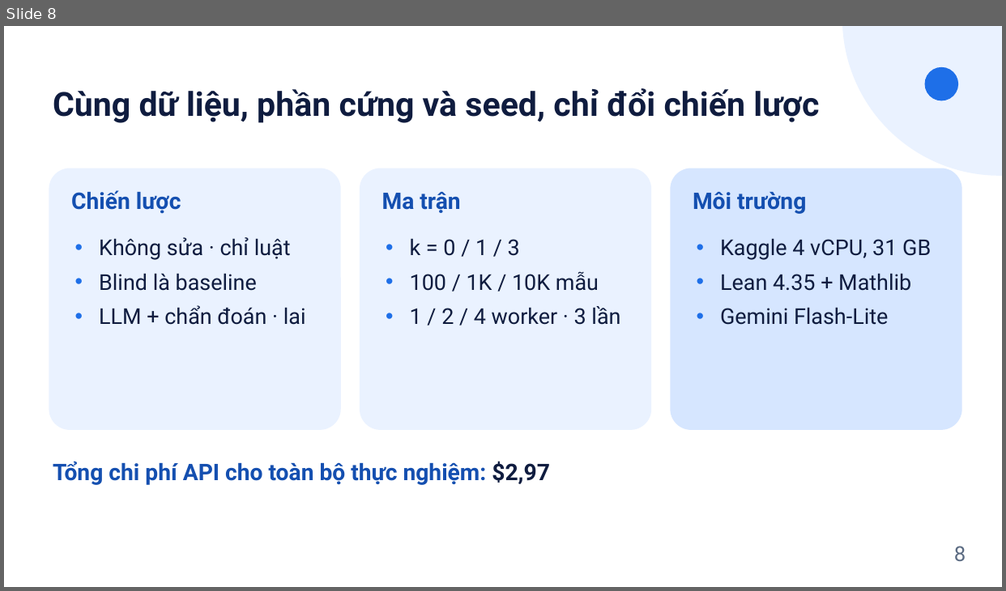
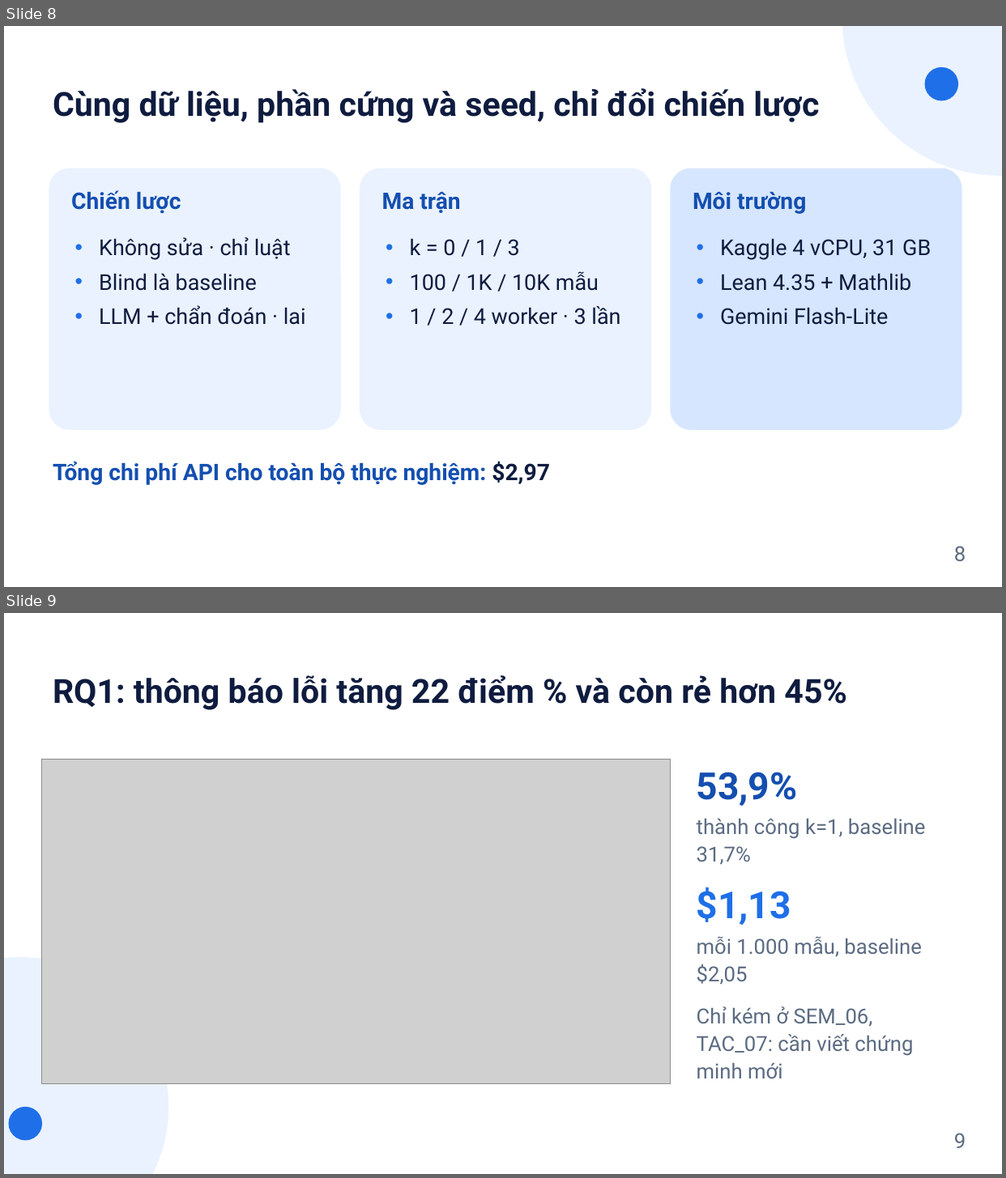
Before and after one commit to tamdv/ai4math-verifier-guided-repair, a slide deck: slides/Slides_Nhom6_VerifierRepair.pptx. Shown one above the other, each under a label of ours: slide 8 before the commit, slides 8 and 9 after it. The pictures are 1006x591 and 1006x1178 pixels, drawn with LibreOffice and Linux fonts; fonts in the diff are those of the drawing; grey boxes stand for pictures. Boxes give left, top, right and bottom in pixels: in the first picture for what was removed or moved away, otherwise in the second. Text is boxed around its words. In the diff, an @@ line names an element or a change of style, - is before the commit and + after.

```diff
--- a/slides/Slides_Nhom6_VerifierRepair.pptx
+++ b/slides/Slides_Nhom6_VerifierRepair.pptx
@@ slide 9 added at (x1=4, y1=613, x2=1002, y2=1174), background #FFFFFF @@
@@ text added at (x1=53, y1=675, x2=846, y2=710), 32 pt, text #0F1C3F, bold @@
+RQ1: thông báo lỗi tăng 22 điểm % và còn rẻ hơn 45%
@@ picture added at (x1=41, y1=759, x2=671, y2=1084) @@
@@ text added at (x1=697, y1=772, x2=798, y2=806), 36 pt, text #144FB0, bold @@
+53,9%
@@ text added at (x1=697, y1=818, x2=926, y2=865), 20 pt, text #5B6B82 @@
+thành công k=1, baseline 31,7%
@@ text added at (x1=697, y1=888, x2=791, y2=925), 36 pt, text #1E6FE8, bold @@
+$1,13
@@ text added at (x1=697, y1=937, x2=922, y2=985), 20 pt, text #5B6B82 @@
+mỗi 1.000 mẫu, baseline $2,05
@@ ellipse added at (x1=4, y1=957, x2=168, y2=1174), fill #EAF2FF @@
@@ text added at (x1=697, y1=1007, x2=913, y2=1079), 20 pt, text #5B6B82 @@
+Chỉ kém ở SEM_06, TAC_07: cần viết chứng minh mới
@@ ellipse added at (x1=9, y1=1107, x2=42, y2=1141), fill #1E6FE8 @@
@@ text added at (x1=954, y1=1133, x2=965, y2=1148), 20 pt, text #5B6B82 @@
+9
```
Also in this commit, not shown: 5 slides changed, 3 other slides added, 3 slides removed, 11 other files.
